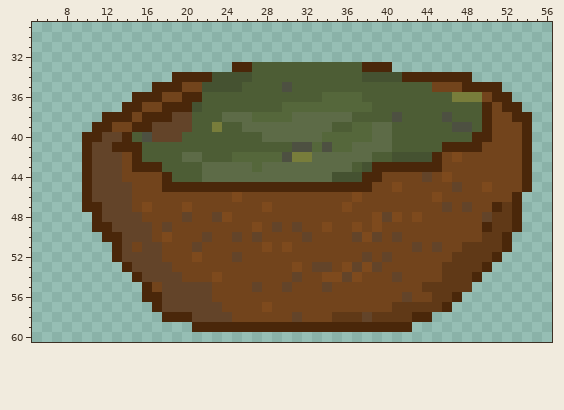
Pixel-art sprite -- assets/sprites/items/SealingPaste.png. Above is the file before it was changed.
The file is 64x64 pixels. Colours within 5 levels of each other are drawn and written as one. Shown: x 5..56, y 29..60.
Now the later version:
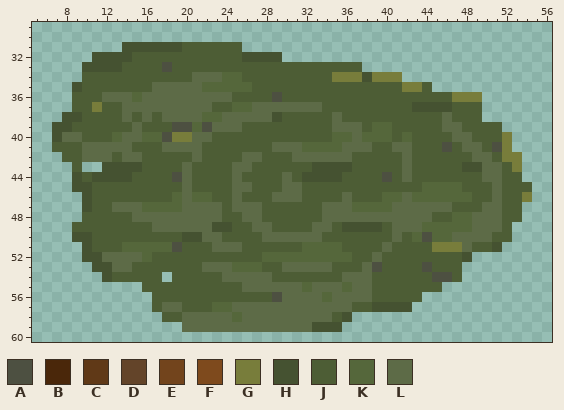
Palette (. is transparent): A #4d5041  B #4a270a  C #603917  D #634429  E #72441c  F #7e4a1d  G #787d3b  H #455231  J #4d5d35  K #55673b  L #5d6b47
The edit:
Changed rows in their new state; - is an unchanged pixel.
first column x 7:
31 -------HHHHHHJJJJJJ-----------------------------
32 ----HHHHJJJJJJJJJJJHHHH-------------------------
33 ---HHHHJJJJAJJJJJJJJ-----------...--------------
34 ---JJJJJJJJJJJLLLKKJ--------GGG-GGG.......------
35 --HJJJJJJJLLLLLKKKKK---J-----------GG-.......---
36 --JJJLLLKLLLLLLLLL----A----JJJJ------------...--
37 --JJGJJLLLLLLLLL--KKLLLLLLLJJJJJ----HHHH---....-
38 -HHJJJJLJLJLLLLKK---LLHJJJJJ-J----J----L---.....
39 HHJJJJJJLJJJAAKALLLJJJJJJJJJLLLJKK-----LLJ-JJ...
40 HLLJJJKLLKKAGGLL-----JJJJJJJ--L-KK-K----LLJJJG..
41 JJJLLLLLJ--LLLL-------LLLK-K-L--JJLL---AJLLJAG..
42 -JJLLLJLL----J----JLLJJJLL----JJ--JLJJJJJJLLJGG.
43 --J..HHHHJJ--L-JJJ--JJJJJJHHHH-JJJJLJJJJJHHLLJG.
44 --HJHHHHJJJJAL-JJJ-JJJJ-JHHH-JJJJAJLJJJJJJJLLJJ.
45 --HHJJJJJJJJJLJJJJLLJJJLLJJJJJJJJJJJJKKKKJJJLJJJ
46 ---HJJJJJJJJKLKKJJLJJJLLLJJJJLJJJKKLKKKKKKJJLJJG
47 ---HJJLLLKKKKLLLLJLLLJJJJJJLLLKKKKLLLLLLJJJLLJJ-
48 ---JJJJJLLLLLLLLLJJLLJJJJJJLLLLLLLLLLLJJKKLLLJJ-
49 --JJJJJJJJLLLLLLHHJJLLJJJJLLJHHHHJLLLKKKKKLLLJ.-
50 --HHJJJJJJJJJHHLLJJJJLLLLLLJJJJJJJLJKAKKLLLLJJ--
51 ---HJJJKKKKKAJJJLLLJJJJJJKKKKJJJJLJJJJGGGLJJH.--
52 ---HHLLLLKJJJJJJJJJJJKKKKKKKKKJJLJJJJJJJJH...---
53 ----HHLLJJJJJJJLLLKKKJJLLLLLJJJLAJJJJAJJJ...----
54 -----HJJJJJ.JJJJJLLLLLJJJJJJJLLLJJJJJJAAJ..-----
55 ---------JJJJJJJJJJLLLLLLKLLLKLLJJJJJJJ...------
56 ---------.JJJJJJJJJJJJALLLLKLLLLJJJJJ....-------
57 ----------JLLJJJKKLLLLLLLLLLLLJJHHHH....--------
58 -----------JJLLLLLKLLLLLLLLLJH........----------
59 -------------LLLLLLLLLLLLLHHH.......------------
Where, in picture pixels (left, top, right, bottom), the same in both pictures:
changed: (52, 42, 532, 332)
